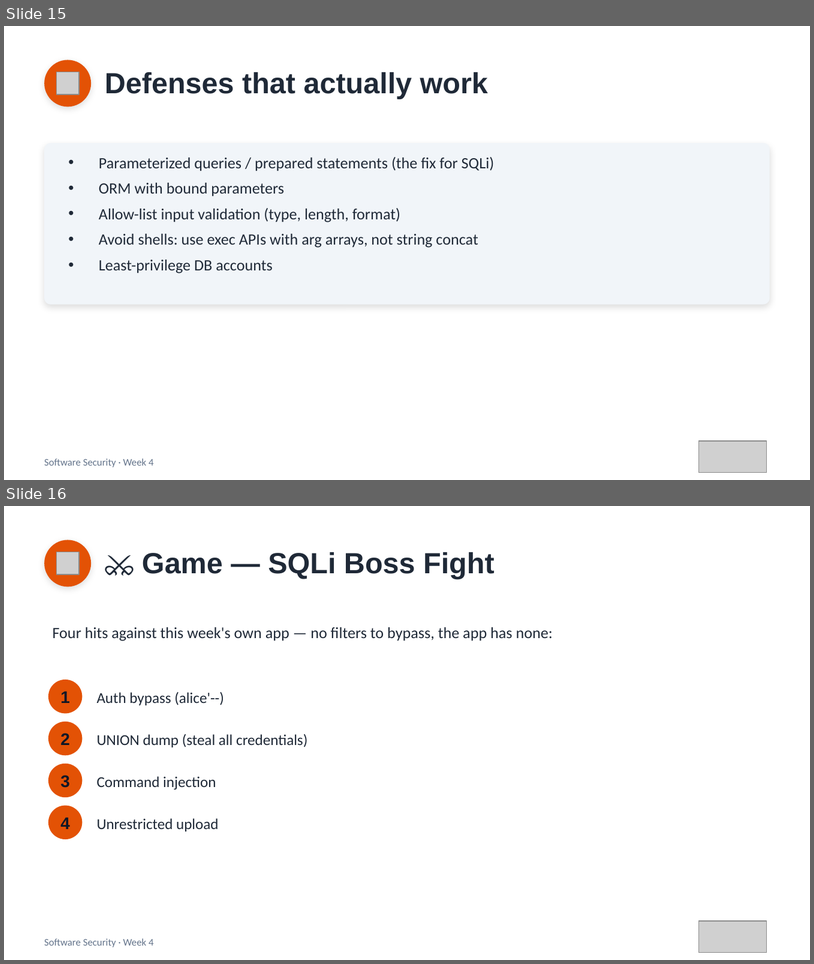
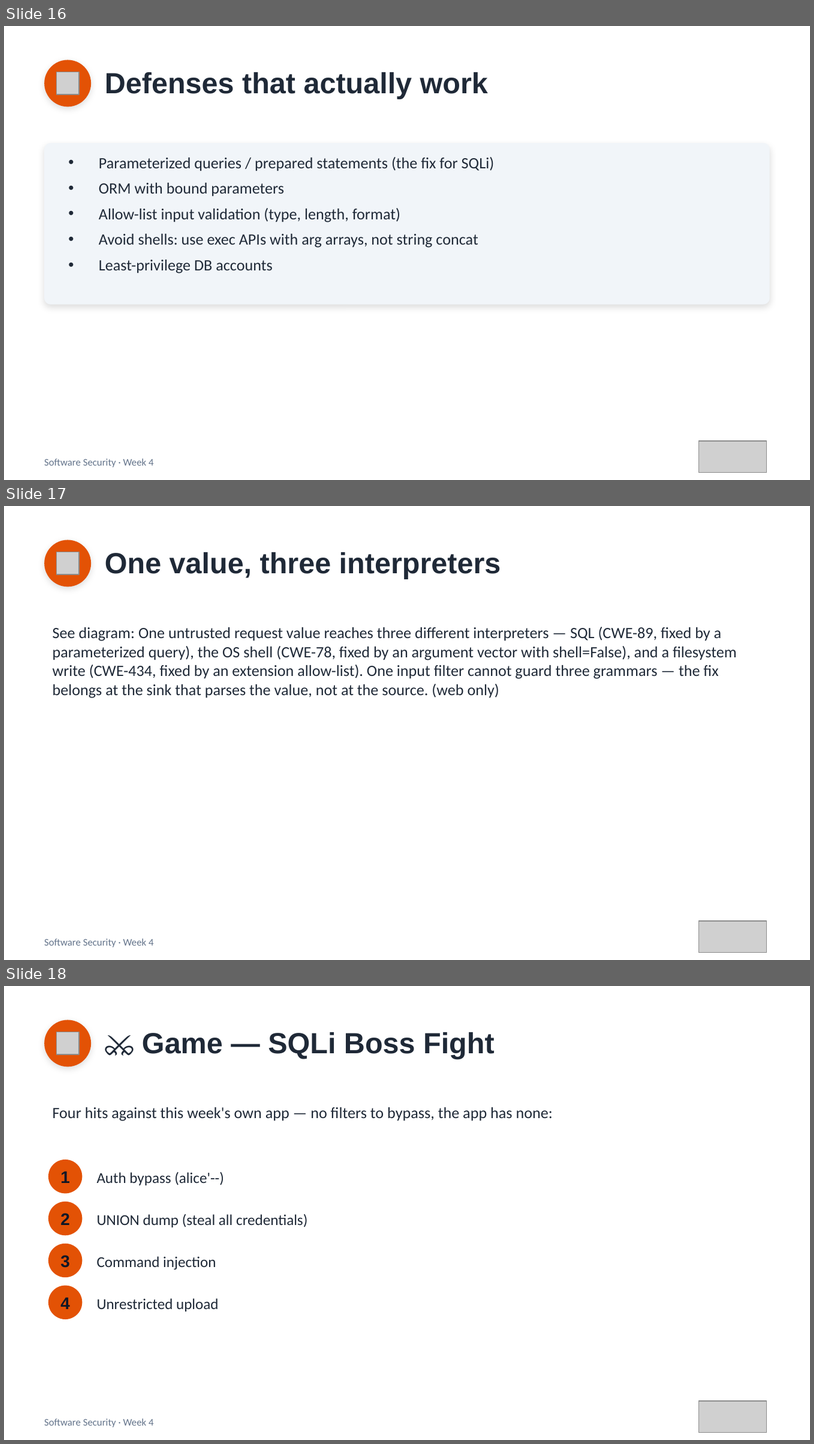
Before and after one commit to 6531503085Sutapat/software-security, a slide deck: slides/pptx/week04.pptx. Shown one above the other, each under a label of ours: slides 15 and 16 before the commit, slides 16, 17 and 18 after it. The pictures are 814x964 and 814x1444 pixels, drawn with LibreOffice and Linux fonts; fonts in the diff are those of the drawing; grey boxes stand for pictures. Boxes give left, top, right and bottom in pixels: in the first picture for what was removed or moved away, otherwise in the second. Text is boxed around its words. In the diff, an @@ line names an element or a change of style, - is before the commit and + after.

```diff
--- a/slides/pptx/week04.pptx
+++ b/slides/pptx/week04.pptx
@@ slide 17 added at <box>4,506,810,960</box>, background #FFFFFF @@
@@ ellipse added at <box>44,540,91,586</box>, fill #E35205 @@
@@ picture added at <box>56,552,79,574</box> @@
@@ text added at <box>105,552,501,579</box>, 26 pt, text #1F2937, bold @@
+One value, three interpreters
@@ text added at <box>53,627,737,698</box>, 14 pt, text #1F2937 @@
+See diagram: One untrusted request value reaches three different interpreters — SQL (CWE-89, fixed by a parameterized query), the OS shell (CWE-78, fixed by an argument vector with shell=False), and a filesystem write (CWE-434, fixed by an extension allow-list). One input filter cannot guard three grammars — the fix belongs at the sink that parses the value, not at the source. (web only)
@@ picture added at <box>699,921,767,952</box> @@
@@ text added at <box>44,938,154,947</box>, 9 pt, text #64748B @@
+Software Security · Week 4
@@ what was slide 15 is now slide 16 @@
@@ what was slide 16 is now slide 18 @@
```
Also in this commit, not shown: 1 other slide added, 9 other files.
